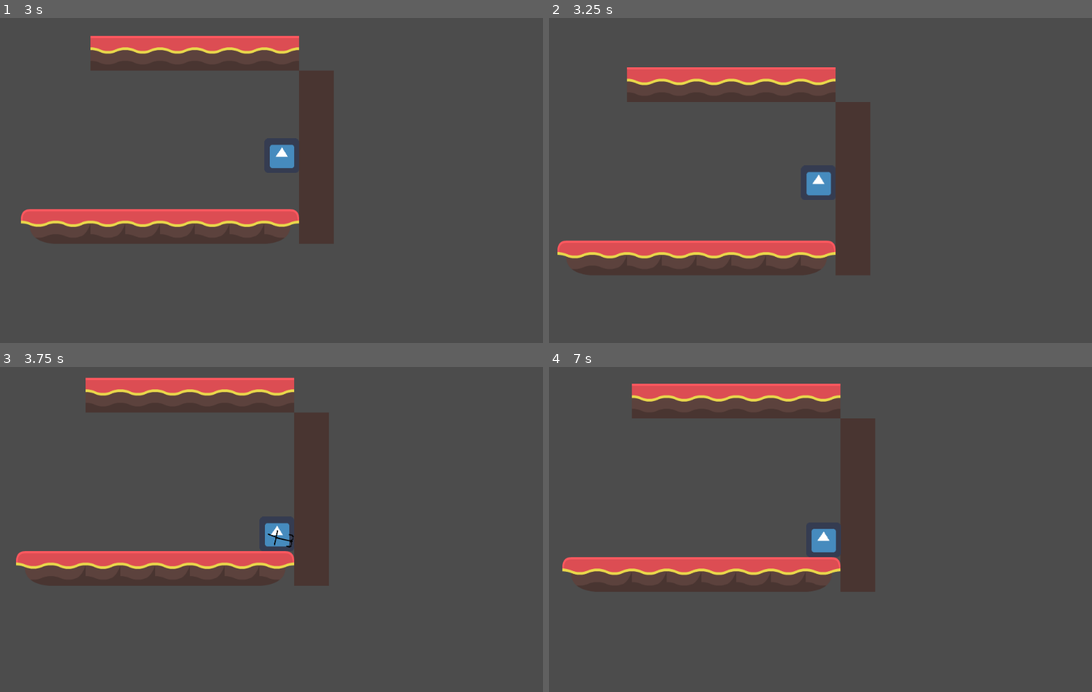
Above: before the commit, frames 1-4 (two rows, left to right).
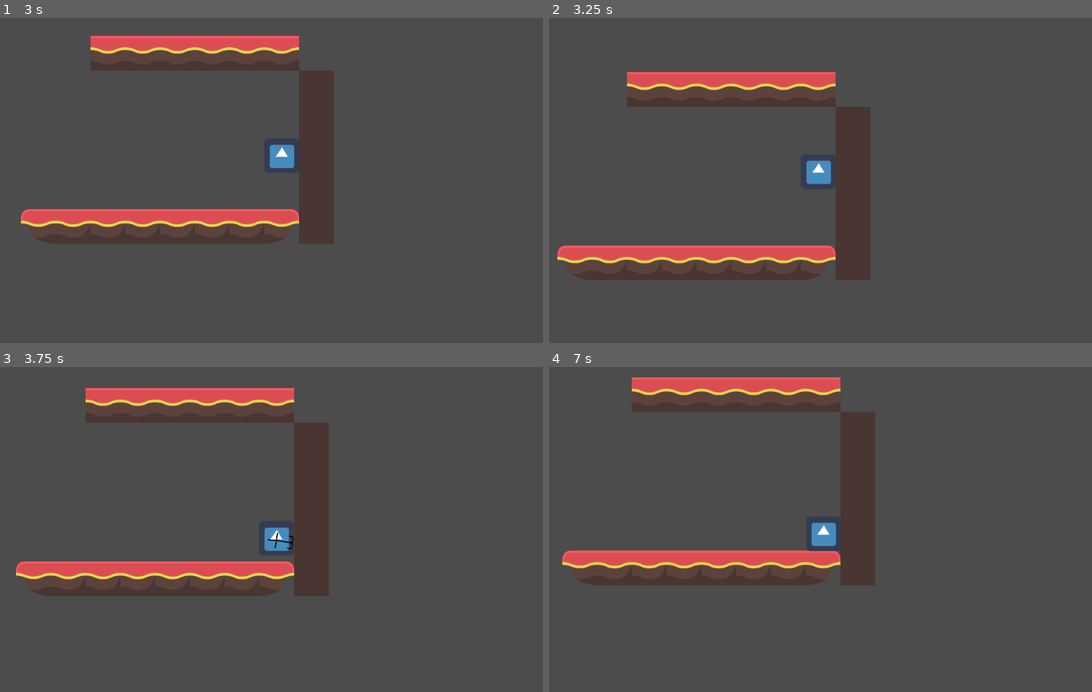
Above: after the commit, the same moments.

Repository: Lukas-VanDyke/Platformer-Prototype
Game: Godot game, scene res://Scenes/Room.tscn
Same seed, same stepped clock (60 frames per second), same inputs: the game is played once before the commit and once after it. The engine's default icon, where the game draws it, is replaced by a stand-in: a white triangle on a blue panel in a dark square.
Inputs (mouse positions are in pixels of both pictures, inside the frame that each line leads up to):
- Up to frame 1 (3 s): move the mouse to (385, 164) at 0.52 s; hold D (right) 0.53-1.28 s; click (385, 164) at 0.6 s; move the mouse to (152, 196) at 1.27 s; hold A (left) 1.28-2.03 s; tap Space (space) at 1.35, 2.85 s; move the mouse to (320, 109) at 2.02 s; hold D (right) from 2.03 s (still down); click (320, 109) at 2.1 s; move the mouse to (238, 245) at 2.77 s
- Up to frame 2 (3.25 s): keep holding D (right)
- Up to frame 3 (3.75 s): move the mouse to (434, 578) at 3.52 s; release D (right) at 3.53 s; hold A (left) from 3.53 s (still down); click (434, 578) at 3.6 s
- Up to frame 4 (7 s): move the mouse to (646, 480) at 4.27 s; tap Space (space) at 4.35, 5.85 s; move the mouse to (842, 529) at 5.02 s; click (842, 529) at 5.1 s; move the mouse to (728, 448) at 5.77 s; release A (left) at 5.78 s; hold D (right) from 5.78 s (still down); move the mouse to (934, 513) at 6.52 s; click (934, 513) at 6.6 s

Frame 1 is identical in both runs. In frame 2, 6.0% of the frame differs, in the area x 1-60%, y 15-81%; in frame 3, 9.7%, in the area x 2-61%, y 3-71%; in frame 4, 7.0%.

Commit message:
Fixed wall sliding speed bug

Diff:
--- a/src/Scripts/PlayerController.gd
+++ b/src/Scripts/PlayerController.gd
@@ -54,8 +54,8 @@
 	get_input()
 	velocity.y += gravity * delta
 	if leftWall or rightWall:
-			if velocity.y > wallSlideSpeed:
-				velocity.y = wallSlideSpeed
+		if velocity.y > wallSlideSpeed:
+			velocity.y = wallSlideSpeed
 
 	var collision = move_and_collide(velocity * delta)
 	if collision:
@@ -68,13 +68,13 @@
 		var remaining_movement = remainder.slide(normal)
 		remaining_movement = remaining_movement.normalized()
 		remaining_movement *= horizontal_movement
+		if (leftWall or rightWall) and velocity.y > 0:
+			remaining_movement /= 2
 		move_and_collide(remaining_movement)
 
 		SetColliders(normal)
 	else:
 		SetColliders(Vector2(0, 0))
-
-	#velocity = move_and_slide(velocity, Vector2(0, -1))
 
 func SetColliders(normal):
 	floored = false
